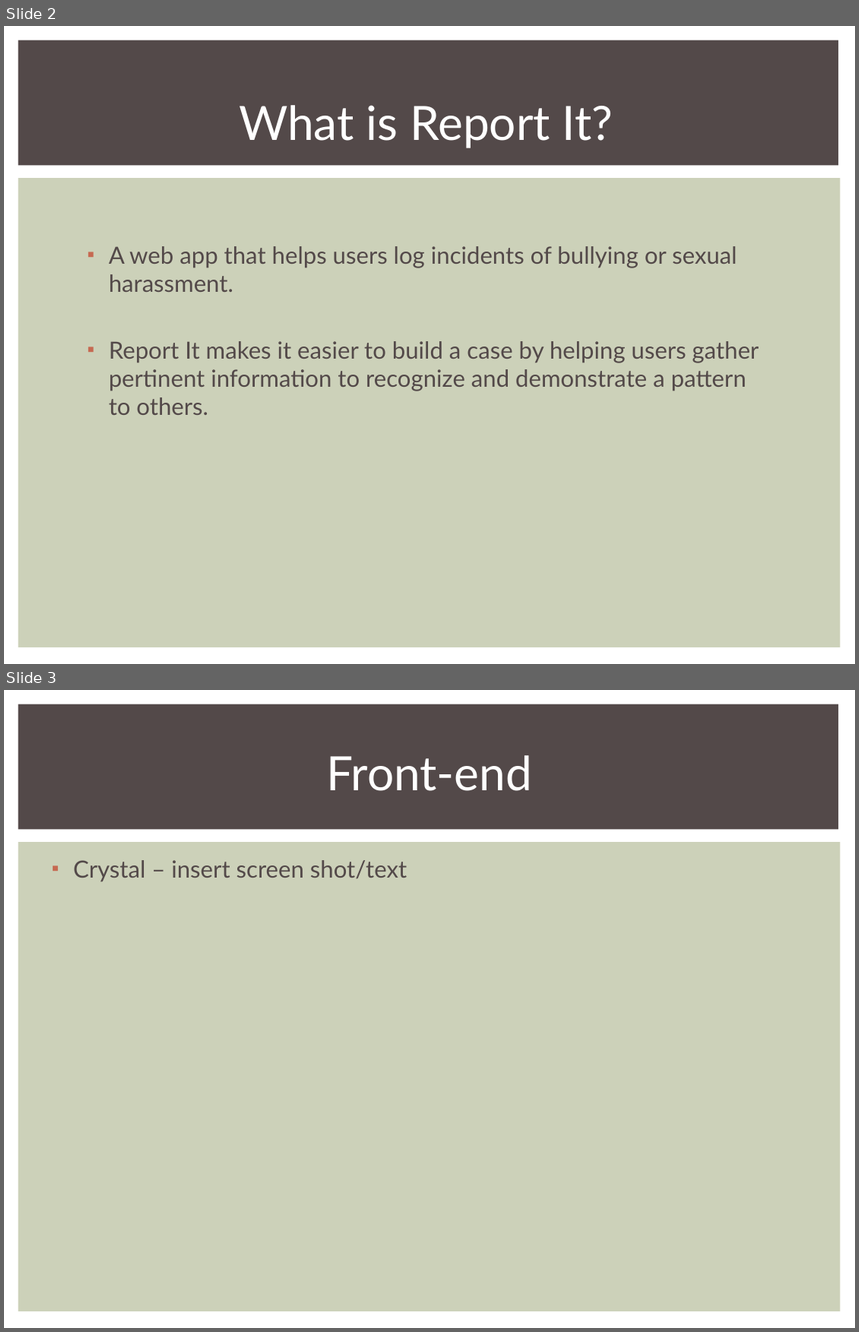
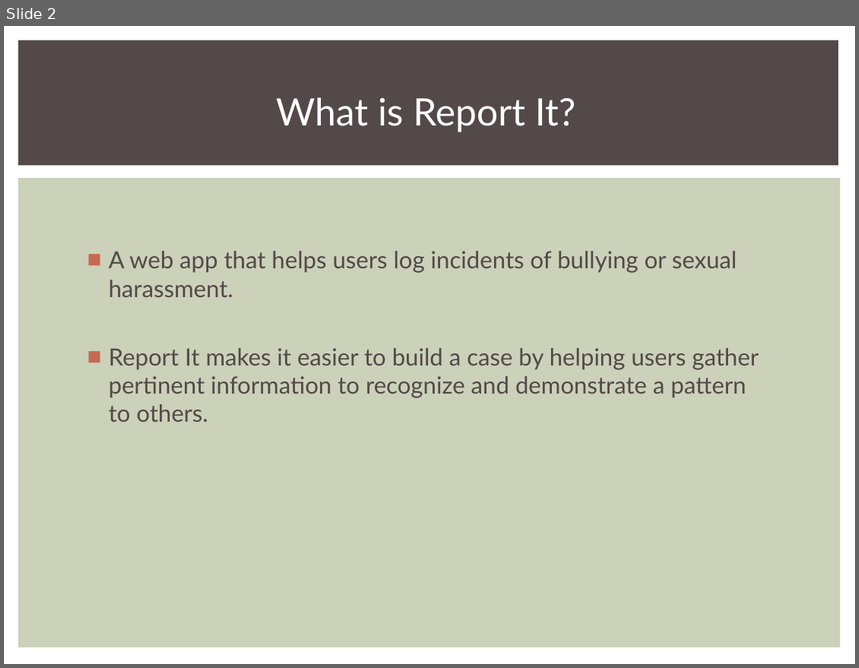
Before and after one commit to SEACodeCarrots/ReportIt, a slide deck: presentation.ppt. Shown one above the other, each under a label of ours: slides 2 and 3 before the commit, slide 2 after it. The pictures are 859x1332 and 859x668 pixels, drawn with LibreOffice and Linux fonts; fonts in the diff are those of the drawing. Boxes give left, top, right and bottom in pixels: in the first picture for what was removed or moved away, otherwise in the second. Text is boxed around its words. In the diff, an @@ line names an element or a change of style, - is before the commit and + after.

```diff
--- a/presentation.ppt
+++ b/presentation.ppt
@@ slide 3 removed at [4, 690, 855, 1328], background #FFFFFF; not listed: 2 template elements that a slide beside it also shows @@
@@ title removed at [326, 755, 532, 791] @@
-Front-end
@@ text removed at [73, 860, 407, 882] @@
-■ Crystal – insert screen shot/text
@@ slide 2 changed as well @@
@@ text "What is Report It?" at [276, 97, 576, 132]: size 40 to 32 pt @@
@@ text "A web app that helps ..." at [109, 251, 759, 422]: more space between paragraphs @@
```
Also in this commit, not shown: 4 other slides changed, 5 slides added, 1 other slide removed.
